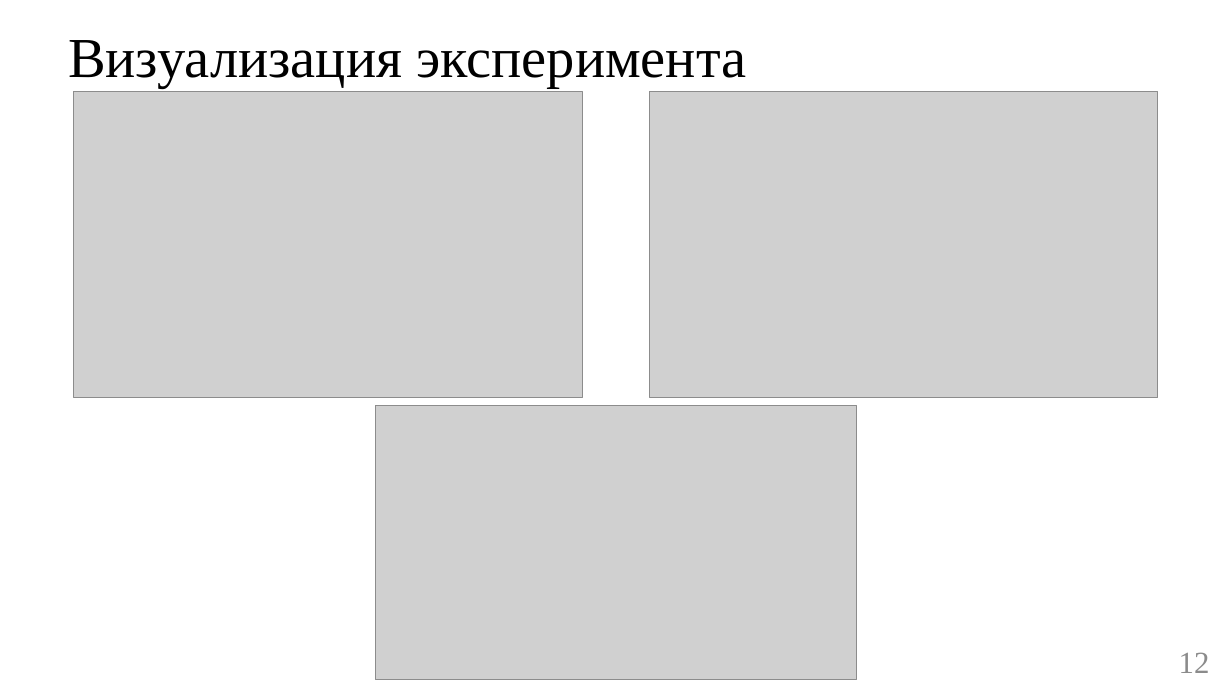
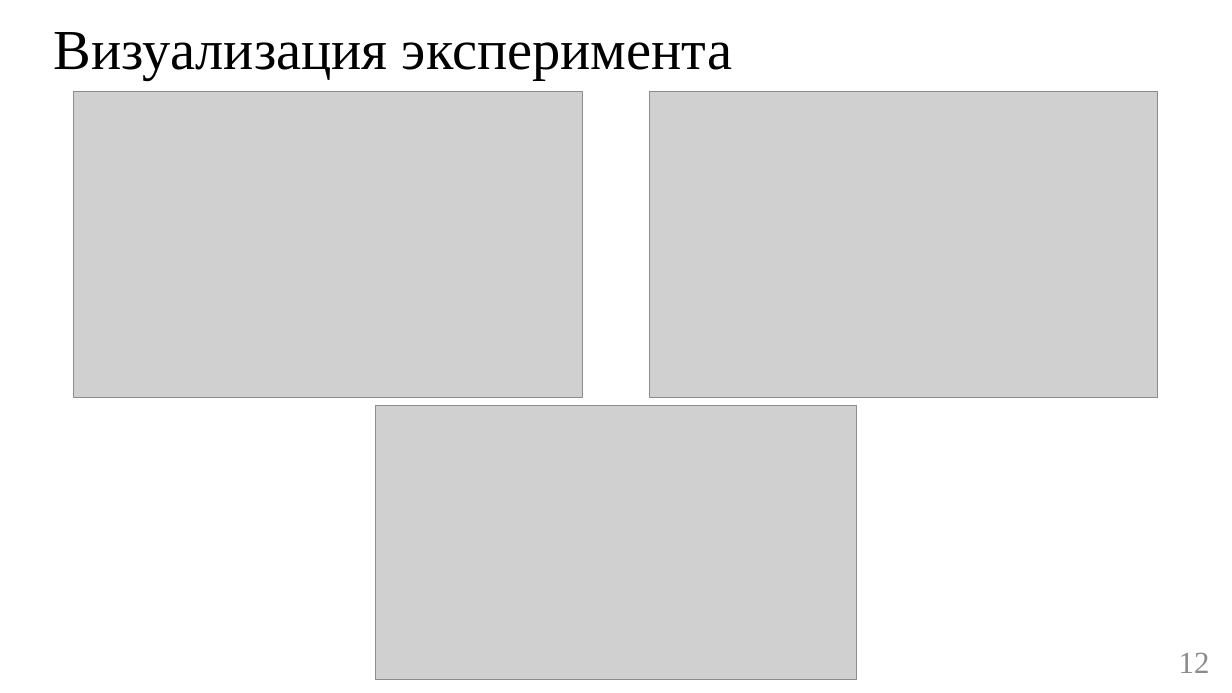
Before and after one commit to BroBezzubik/Diplome2021, a slide deck: slide 12 of Защита/Презентация_кор.pptx. Drawn at 1232x693 pixels with LibreOffice and Linux fonts; fonts in the diff are those of the drawing; grey boxes stand for pictures. Boxes give left, top, right and bottom in pixels: in the first picture for what was removed or moved away, otherwise in the second. Text is boxed around its words. In the diff, an @@ line names an element or a change of style, - is before the commit and + after.

```diff
--- a/Защита/Презентация_кор.pptx
+++ b/Защита/Презентация_кор.pptx
@@ title "Визуализация эксперимента": place and size @@
-title "Визуализация эксперимента" at [68, 40, 746, 88]
+title "Визуализация эксперимента" at [54, 32, 732, 80]
```
Also in this commit, not shown: 8 other slides changed, 8 other files.
